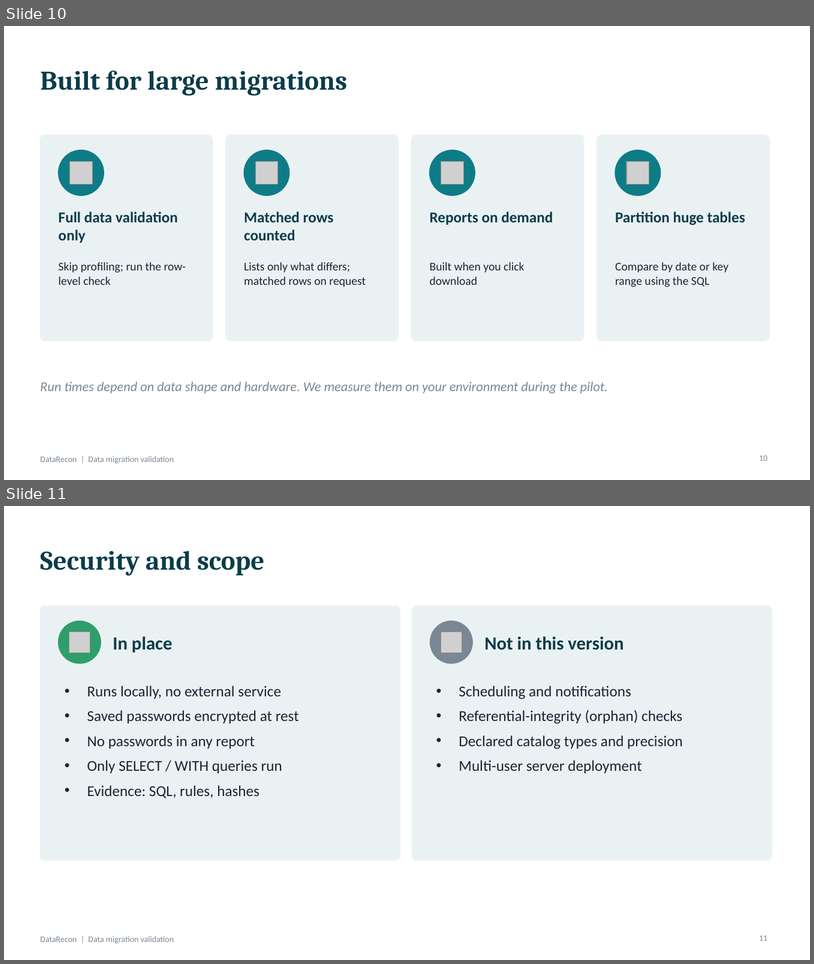
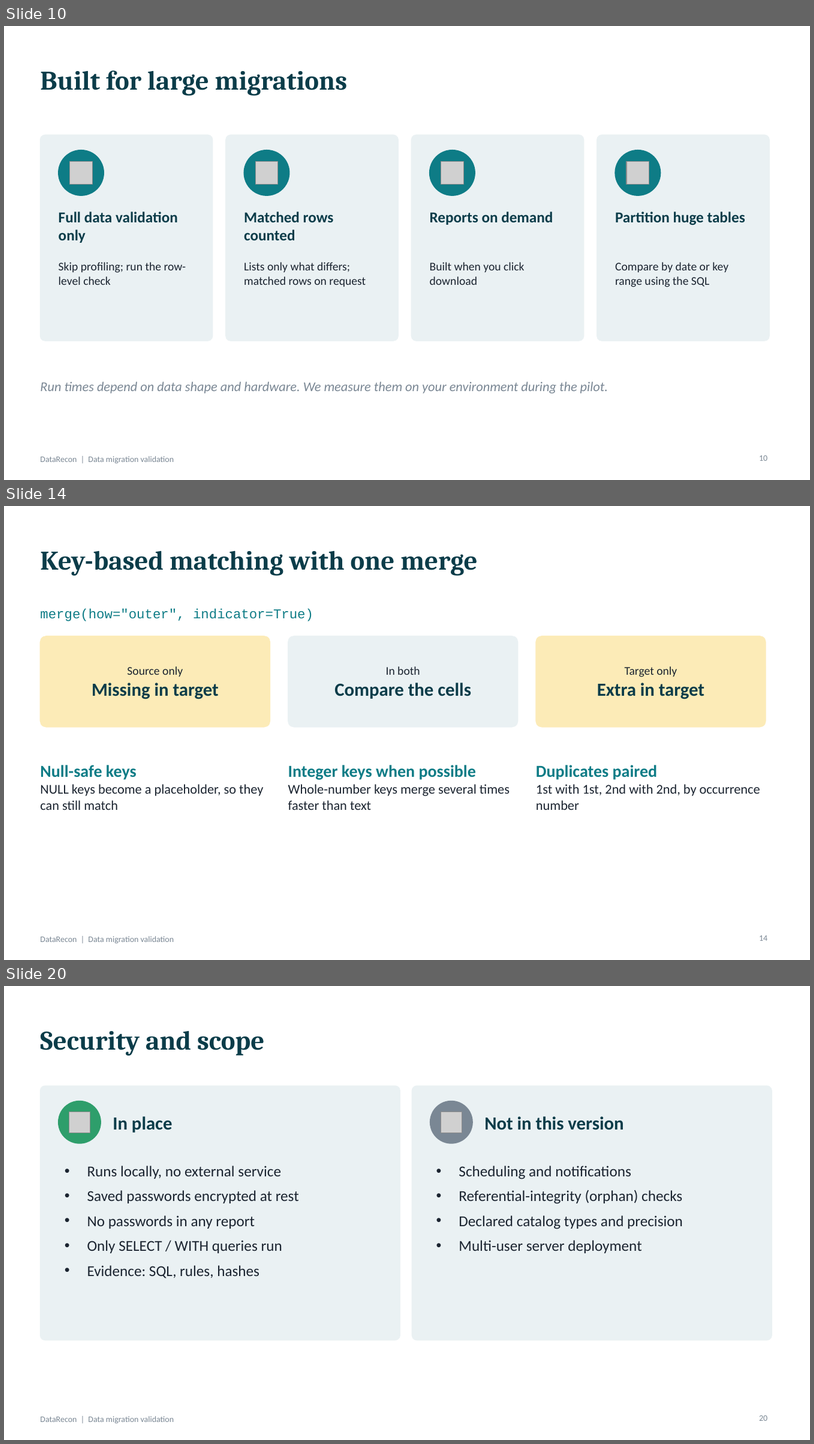
Before and after one commit to mkchandrueee/terraform-project, a slide deck: docs/DataRecon_Client_Presentation.pptx. Shown one above the other, each under a label of ours: slides 10 and 11 before the commit, slides 10, 14 and 20 after it; the slides between them are not shown. The pictures are 814x964 and 814x1444 pixels, drawn with LibreOffice and Linux fonts; fonts in the diff are those of the drawing; grey boxes stand for pictures. Boxes give left, top, right and bottom in pixels: in the first picture for what was removed or moved away, otherwise in the second. Text is boxed around its words. In the diff, an @@ line names an element or a change of style, - is before the commit and + after.

```diff
--- a/docs/DataRecon_Client_Presentation.pptx
+++ b/docs/DataRecon_Client_Presentation.pptx
@@ slide 14 added at [4, 506, 810, 960], background #FFFFFF; not listed: 1 template element that a slide beside it also shows @@
@@ title added at [40, 550, 477, 576], 32 pt, text #0B3C49, bold @@
+Key-based matching with one merge
@@ text added at [40, 609, 314, 621], 16 pt, text #0E7C86 @@
+merge(how="outer", indicator=True)
@@ rounded rectangle added at [40, 636, 270, 727], fill #FCEBB7, outline #FCEBB7 1 pt @@
@@ rounded rectangle added at [288, 636, 518, 727], fill #EAF1F3, outline #EAF1F3 1 pt @@
@@ rounded rectangle added at [536, 636, 766, 727], fill #FCEBB7, outline #FCEBB7 1 pt @@
@@ text added at [92, 666, 219, 699], 22 pt, text #0B3C49, bold @@
+Source only
+Missing in target
@@ text added at [335, 666, 471, 699], 22 pt, text #0B3C49, bold @@
+In both
+Compare the cells
@@ text added at [597, 666, 705, 699], 22 pt, text #0B3C49, bold @@
+Target only
+Extra in target
@@ text added at [40, 765, 263, 810], 16 pt, text #1B2430 @@
+Null-safe keys
+NULL keys become a placeholder, so they can still match
@@ text added at [288, 765, 510, 810], 16 pt, text #1B2430 @@
+Integer keys when possible
+Whole-number keys merge several times faster than text
@@ text added at [536, 765, 761, 810], 16 pt, text #1B2430 @@
+Duplicates paired
+1st with 1st, 2nd with 2nd, by occurrence number
@@ page number added at [759, 935, 768, 940], 10 pt, text #7A8794 @@
+14
@@ what was slide 11 is now slide 20 @@
@@ page number at [759, 1415, 768, 1420]: text changed @@
-11
+20
```
Also in this commit, not shown: 8 other slides added.
